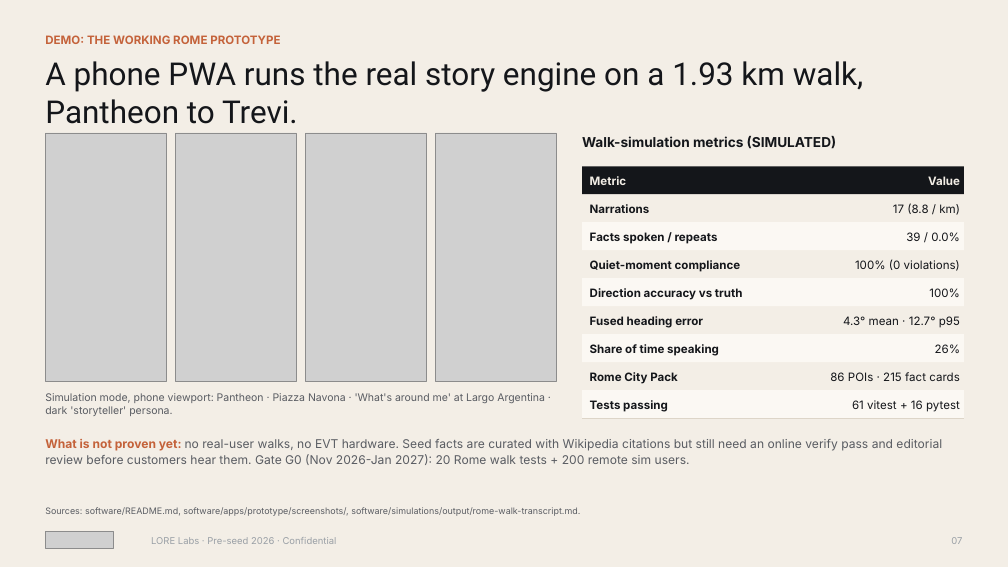
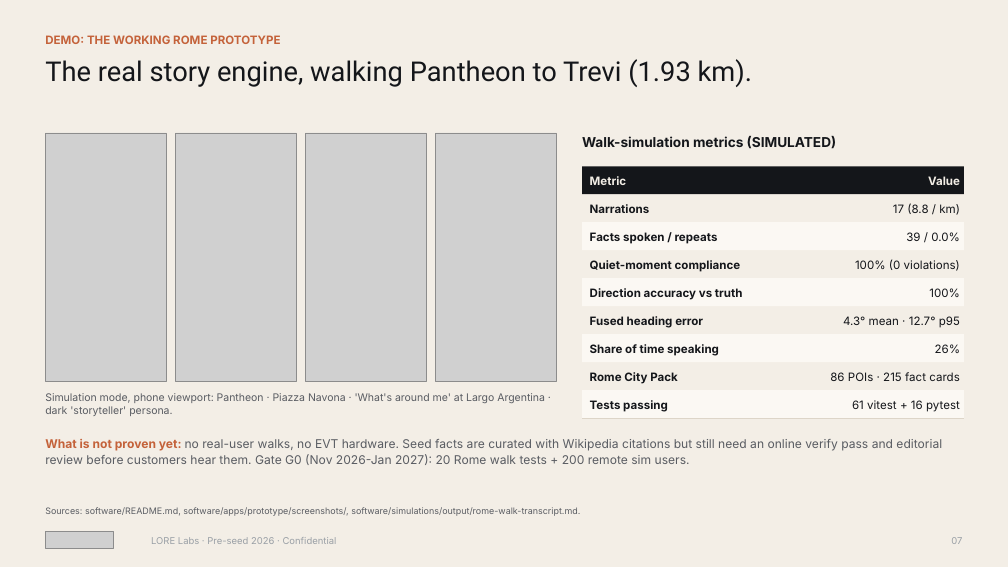
Before and after one commit to nimb-ou/hello-world, a slide deck: slide 7 of investor/LORE_Pitch_Deck.pptx. Drawn at 1008x567 pixels with LibreOffice and Linux fonts; fonts in the diff are those of the drawing; grey boxes stand for pictures. Boxes give left, top, right and bottom in pixels: in the first picture for what was removed or moved away, otherwise in the second. Text is boxed around its words. In the diff, an @@ line names an element or a change of style, - is before the commit and + after.

```diff
--- a/investor/LORE_Pitch_Deck.pptx
+++ b/investor/LORE_Pitch_Deck.pptx
@@ text at (45,59,752,87): text changed; size 30 to 26 pt @@
-A phone PWA runs the real story engine on a 1.93 km walk, Pantheon to Trevi.
+The real story engine, walking Pantheon to Trevi (1.93 km).
```
Also in this commit, not shown: 15 other slides changed, 58 other files.
